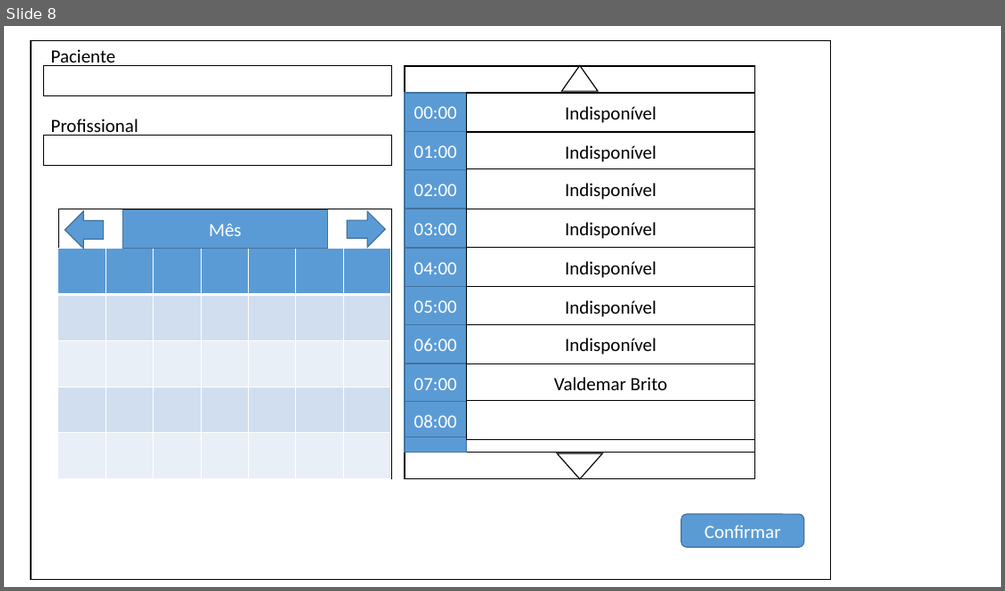
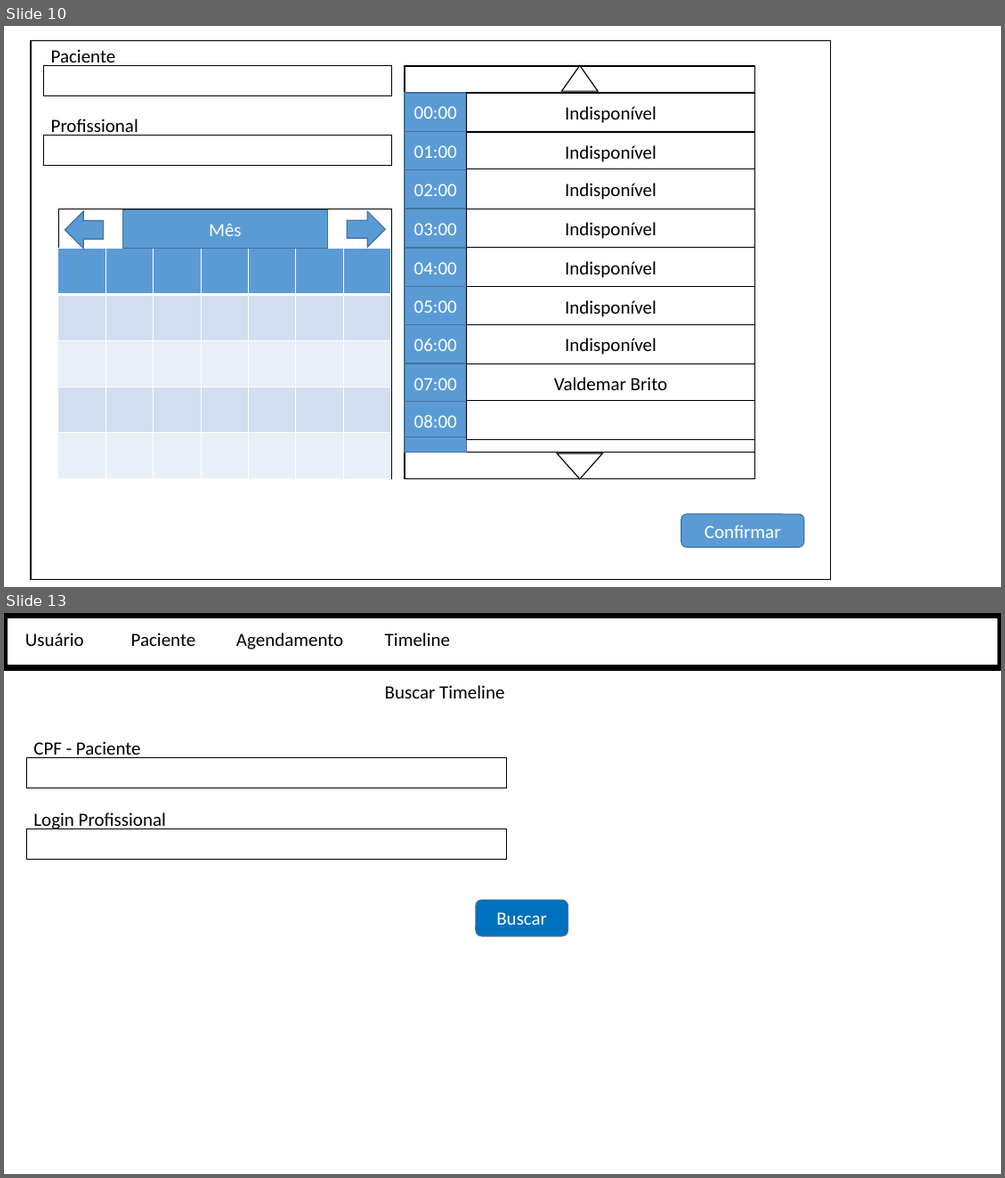
Before and after one commit to PedroHda/projetos1, a slide deck: telas.pptx. Shown one above the other, each under a label of ours: slide 8 before the commit, slides 10 and 13 after it; the slides between them are not shown. The pictures are 1005x591 and 1005x1178 pixels, drawn with LibreOffice and Linux fonts; fonts in the diff are those of the drawing. Boxes give left, top, right and bottom in pixels: in the first picture for what was removed or moved away, otherwise in the second. Text is boxed around its words. In the diff, an @@ line names an element or a change of style, - is before the commit and + after.

```diff
--- a/telas.pptx
+++ b/telas.pptx
@@ slide 13 added at (x1=4, y1=613, x2=1001, y2=1174), background #FFFFFF @@
@@ rectangle added at (x1=4, y1=616, x2=1001, y2=667), fill #FFFFFF, outline #000000 6 pt @@
@@ text added at (x1=25, y1=633, x2=84, y2=646), 18 pt, text #000000 @@
+Usuário
@@ text added at (x1=131, y1=633, x2=196, y2=646), 18 pt, text #000000 @@
+Paciente
@@ text added at (x1=236, y1=633, x2=343, y2=649), 18 pt, text #000000 @@
+Agendamento
@@ text added at (x1=385, y1=633, x2=450, y2=646), 18 pt, text #000000 @@
+Timeline
@@ text added at (x1=385, y1=685, x2=504, y2=698), 18 pt, text #000000 @@
+Buscar Timeline
@@ text added at (x1=33, y1=741, x2=141, y2=758), 18 pt, text #000000 @@
+CPF - Paciente
@@ rectangle added at (x1=26, y1=757, x2=507, y2=787), fill #FFFFFF, outline #000000 1 pt @@
@@ text added at (x1=33, y1=812, x2=166, y2=829), 18 pt, text #000000 @@
+Login Profissional
@@ rectangle added at (x1=26, y1=828, x2=507, y2=859), fill #FFFFFF, outline #000000 1 pt @@
@@ rounded rectangle added at (x1=476, y1=900, x2=568, y2=937), fill #0070C0, outline #43739E 1 pt, 18 pt, text #FFFFFF @@
+Buscar
@@ what was slide 8 is now slide 10 @@
```
Also in this commit, not shown: 3 slides changed, 8 other slides added.
